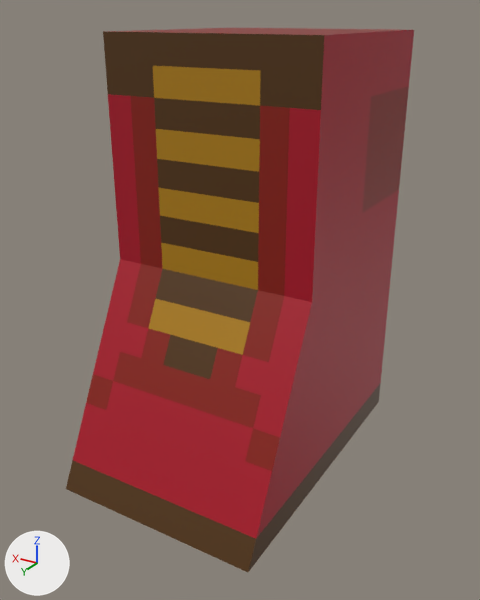
Two versions of the Blender file model/blend/leg.blend, one commit apart.
The view is the same before and after, from a 50 mm lens placed at (-1.52, 2.76, 1.07), pointed at (-0.04, 0.3, -0.16). Arrows for +X, +Y and +Z are at lower left; the lights stay in place.
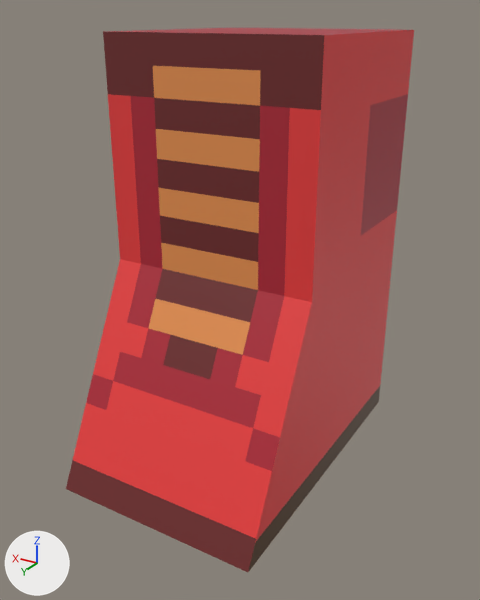
The newer file is also turned or shifted as a whole; pictures and numbers use the older file's frame.

Pixel boxes [x1, y1, x2, y2] of what changed, in the pictures (480 x 600 px; the box of a moved part takes in the faces that stretch with it):
```json
{"object": "Cube", "change": "surface changed", "before": [66, 28, 414, 572], "after": [66, 28, 414, 572]}
{"part": 1, "of": "me_cube", "change": "moved or reshaped", "before": [103, 28, 414, 572], "after": [103, 28, 414, 572]}
{"part": 2, "of": "me_cube", "change": "surface changed", "before": [66, 28, 414, 572], "after": [66, 28, 414, 572]}
```

The change, as JSON lines over the scene's bpy script:
```json
{"op": "add", "block": "img_player_png", "code": ["img_player_png = load_image('player.png', '../../actor/player/player.png', 64, 64, 'sRGB')"]}
{"op": "set", "path": "mat_material.texture", "old": "img_leg_png", "new": "img_player_png"}
{"block": "me_cube", "where": "# used by ob_cube; location = (0.0, 0.0, 0.0); scale = (0.5, 0.5, 1.0)"}
{"op": "remove", "block": "me_cube", "code": "me_cube.from_pydata(...)  # 12 vertices, 20 faces; spans x -1.0..1.0, y -1.0..2.0, z -1.0..1.0"}
{"op": "add", "block": "me_cube", "code": "me_cube.from_pydata(...)  # 15 vertices, 20 faces; spans x -1.0..1.0, y -1.0..2.0, z -1.0..1.0"}
{"block": "me_cube", "change": "me_cube part 1"}
{"block": "me_cube", "change": "6 faces are deleted"}
{"block": "me_cube", "change": "3 vertices are added at (1.0, 1.0, 0.5), (-1.0, 0.0, 1.0), (-1.0, 0.5, -1.0)"}
{"block": "me_cube", "change": "6 new faces join them"}
{"block": "me_cube", "change": "me_cube part 2: 14 kept faces spanning x -1.0..1.0, y -1.0..2.0, z -1.0..1.0 get new texture (UV) coordinates"}
```
